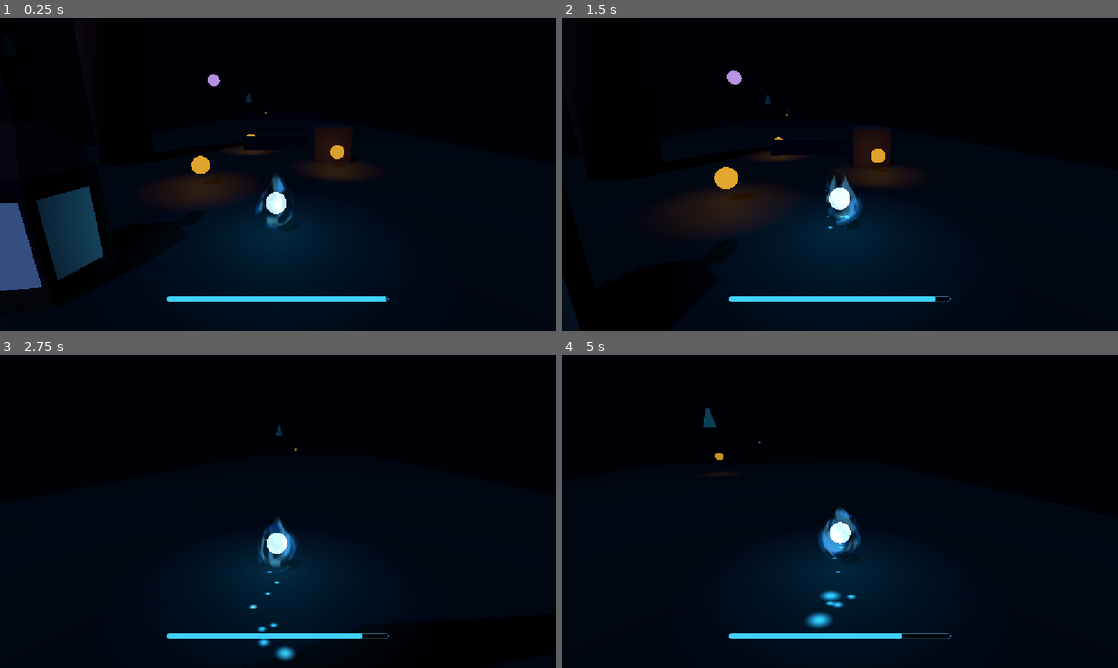
Above: before the commit, frames 1-4 (two rows, left to right).
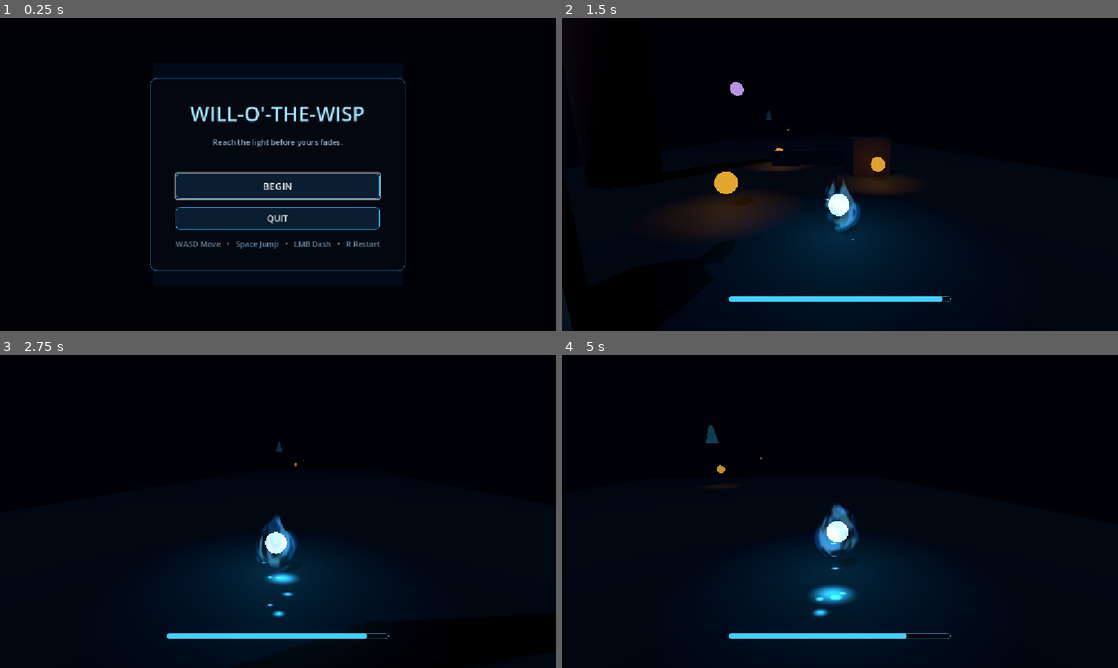
Above: after the commit, the same moments.

Repository: Snow-shino/GMTK2026
Game: Godot game, scene res://scenes/main_menu.tscn
Two runs of this game, one before a commit and one after it. Both use one fixed random seed, a clock stepped at 60 frames per second and the inputs below. Before the commit the project starts from res://main.tscn.
Inputs (mouse positions are in pixels of both pictures, inside the frame that each line leads up to):
- Up to frame 1 (0.25 s): no input
- Up to frame 2 (1.5 s): click (840, 187) at 0.5 s, where only the run after the commit has a clickable "BEGIN"; move the mouse to (867, 174) at 1.27 s; hold W (move_forward) from 1.28 s (still down); click (867, 174) at 1.35 s
- Up to frame 3 (2.75 s): keep holding W (move_forward); tap Space (jump) at 1.52, 2.27 s; move the mouse to (250, 511) at 2.02 s; click (250, 511) at 2.1 s
- Up to frame 4 (5 s): keep holding W (move_forward); move the mouse to (851, 505) at 2.77 s; click (851, 505) at 2.85 s; move the mouse to (834, 517) at 3.52 s; click (834, 517) at 3.6 s; tap Space (jump) at 3.77, 4.52 s; move the mouse to (878, 514) at 4.27 s; click (878, 514) at 4.35 s

The runs differ from the first frame. In frame 1, 16% of the frame differs, in the area x 0-73%, y 18-97%; in frame 2, 1.9%; in frame 3, 0.9%; in frame 4, 1.5%.

Commit message:
Add main menu and level return flow

Diff:
--- a/gmtk-26/project.godot
+++ b/gmtk-26/project.godot
@@ -11,7 +11,7 @@
 [application]
 
 config/name="GMTK26"
-run/main_scene="res://main.tscn"
+run/main_scene="res://scenes/main_menu.tscn"
 config/features=PackedStringArray("4.7", "GL Compatibility")
 config/icon="res://icon.svg"
 
--- /dev/null
+++ b/gmtk-26/scenes/main_menu.tscn
@@ -0,0 +1,132 @@
+[gd_scene load_steps=4 format=3]
+
+[ext_resource type="Script" path="res://scripts/main_menu.gd" id="1_menu"]
+
+[sub_resource type="StyleBoxFlat" id="StyleBox_panel"]
+bg_color = Color(0.015, 0.025, 0.055, 0.92)
+border_width_left = 1
+border_width_top = 1
+border_width_right = 1
+border_width_bottom = 1
+border_color = Color(0.12, 0.58, 0.88, 0.7)
+corner_radius_top_left = 14
+corner_radius_top_right = 14
+corner_radius_bottom_right = 14
+corner_radius_bottom_left = 14
+
+[sub_resource type="StyleBoxFlat" id="StyleBox_button"]
+bg_color = Color(0.04, 0.12, 0.2, 0.95)
+border_width_left = 1
+border_width_top = 1
+border_width_right = 1
+border_width_bottom = 1
+border_color = Color(0.2, 0.72, 1, 0.8)
+corner_radius_top_left = 7
+corner_radius_top_right = 7
+corner_radius_bottom_right = 7
+corner_radius_bottom_left = 7
+
+[node name="MainMenu" type="Control"]
+layout_mode = 3
+anchors_preset = 15
+anchor_right = 1.0
+anchor_bottom = 1.0
+grow_horizontal = 2
+grow_vertical = 2
+script = ExtResource("1_menu")
+
+[node name="Background" type="ColorRect" parent="."]
+layout_mode = 1
+anchors_preset = 15
+anchor_right = 1.0
+anchor_bottom = 1.0
+grow_horizontal = 2
+grow_vertical = 2
+color = Color(0.003, 0.008, 0.022, 1)
+mouse_filter = 2
+
+[node name="Glow" type="ColorRect" parent="."]
+layout_mode = 1
+anchors_preset = 8
+anchor_left = 0.5
+anchor_top = 0.5
+anchor_right = 0.5
+anchor_bottom = 0.5
+offset_left = -260.0
+offset_top = -230.0
+offset_right = 260.0
+offset_bottom = 230.0
+grow_horizontal = 2
+grow_vertical = 2
+color = Color(0.02, 0.18, 0.34, 0.22)
+mouse_filter = 2
+
+[node name="CenterContainer" type="CenterContainer" parent="."]
+layout_mode = 1
+anchors_preset = 15
+anchor_right = 1.0
+anchor_bottom = 1.0
+grow_horizontal = 2
+grow_vertical = 2
+
+[node name="PanelContainer" type="PanelContainer" parent="CenterContainer"]
+custom_minimum_size = Vector2(460, 360)
+layout_mode = 2
+theme_override_styles/panel = SubResource("StyleBox_panel")
+
+[node name="MarginContainer" type="MarginContainer" parent="CenterContainer/PanelContainer"]
+layout_mode = 2
+theme_override_constants/margin_left = 52
+theme_override_constants/margin_top = 44
+theme_override_constants/margin_right = 52
+theme_override_constants/margin_bottom = 44
+
+[node name="VBoxContainer" type="VBoxContainer" parent="CenterContainer/PanelContainer/MarginContainer"]
+layout_mode = 2
+theme_override_constants/separation = 18
+
+[node name="Title" type="Label" parent="CenterContainer/PanelContainer/MarginContainer/VBoxContainer"]
+layout_mode = 2
+theme_override_colors/font_color = Color(0.62, 0.9, 1, 1)
+theme_override_font_sizes/font_size = 42
+text = "WILL-O'-THE-WISP"
+horizontal_alignment = 1
+
+[node name="Subtitle" type="Label" parent="CenterContainer/PanelContainer/MarginContainer/VBoxContainer"]
+layout_mode = 2
+theme_override_colors/font_color = Color(0.55, 0.68, 0.78, 1)
+text = "Reach the light before yours fades."
+horizontal_alignment = 1
+
+[node name="Spacer" type="Control" parent="CenterContainer/PanelContainer/MarginContainer/VBoxContainer"]
+custom_minimum_size = Vector2(0, 18)
+layout_mode = 2
+mouse_filter = 2
+
+[node name="PlayButton" type="Button" parent="CenterContainer/PanelContainer/MarginContainer/VBoxContainer"]
+unique_name_in_owner = true
+custom_minimum_size = Vector2(0, 52)
+layout_mode = 2
+theme_override_font_sizes/font_size = 20
+theme_override_styles/normal = SubResource("StyleBox_button")
+text = "BEGIN"
+
+[node name="QuitButton" type="Button" parent="CenterContainer/PanelContainer/MarginContainer/VBoxContainer"]
+unique_name_in_owner = true
+custom_minimum_size = Vector2(0, 46)
+layout_mode = 2
+theme_override_font_sizes/font_size = 18
+theme_override_styles/normal = SubResource("StyleBox_button")
+text = "QUIT"
+
+[node name="Controls" type="Label" parent="CenterContainer/PanelContainer/MarginContainer/VBoxContainer"]
+layout_mode = 2
+theme_override_colors/font_color = Color(0.38, 0.52, 0.62, 1)
+text = "WASD Move   •   Space Jump   •   LMB Dash   •   R Restart"
+horizontal_alignment = 1
+
+[node name="MenuMusic" type="AudioStreamPlayer" parent="."]
+unique_name_in_owner = true
+
+[node name="UIAudio" type="AudioStreamPlayer" parent="."]
+unique_name_in_owner = true
--- /dev/null
+++ b/gmtk-26/scripts/main_menu.gd
@@ -0,0 +1,64 @@
+class_name MainMenu
+extends Control
+
+@export_file("*.tscn") var first_level_path := "res://main.tscn"
+@export var menu_music: AudioStream
+@export var button_hover_sound: AudioStream
+@export var button_pressed_sound: AudioStream
+
+var _loading := false
+
+@onready var play_button: Button = %PlayButton
+@onready var quit_button: Button = %QuitButton
+@onready var music_player: AudioStreamPlayer = %MenuMusic
+@onready var ui_audio: AudioStreamPlayer = %UIAudio
+
+
+func _ready() -> void:
+	Input.mouse_mode = Input.MOUSE_MODE_VISIBLE
+	play_button.pressed.connect(_play_game)
+	quit_button.pressed.connect(_quit_game)
+	play_button.mouse_entered.connect(_play_hover)
+	quit_button.mouse_entered.connect(_play_hover)
+	play_button.grab_focus()
+	if menu_music != null:
+		music_player.stream = menu_music
+		music_player.finished.connect(music_player.play)
+		music_player.play()
+
+
+func _play_game() -> void:
+	if _loading:
+		return
+	if first_level_path.is_empty() or not ResourceLoader.exists(first_level_path, "PackedScene"):
+		push_warning("Cannot start game: invalid scene path '%s'." % first_level_path)
+		return
+	_loading = true
+	_disable_buttons()
+	_play_sound(button_pressed_sound)
+	get_tree().change_scene_to_file(first_level_path)
+
+
+func _quit_game() -> void:
+	if _loading:
+		return
+	_loading = true
+	_disable_buttons()
+	_play_sound(button_pressed_sound)
+	get_tree().quit()
+
+
+func _play_hover() -> void:
+	_play_sound(button_hover_sound)
+
+
+func _disable_buttons() -> void:
+	play_button.disabled = true
+	quit_button.disabled = true
+
+
+func _play_sound(stream: AudioStream) -> void:
+	if stream == null:
+		return
+	ui_audio.stream = stream
+	ui_audio.play()
--- a/gmtk-26/scripts/test_level.gd
+++ b/gmtk-26/scripts/test_level.gd
@@ -8,7 +8,7 @@
 @export var goal_position := Vector3(-14.0, 8.0, -112.0)
 @export var area_music_position := Vector3(-8.0, 2.0, -45.0)
 @export_file("*.tscn") var next_level_path: String
-@export_file("*.tscn") var main_menu_path: String
+@export_file("*.tscn") var main_menu_path := "res://scenes/main_menu.tscn"
 @export_range(0.0, 10.0, 0.1) var completion_delay := 0.75
 
 
@@ -22,6 +22,10 @@
 		level_goal.main_menu_path = main_menu_path
 		level_goal.completion_delay = completion_delay
 		add_child(level_goal)
+	else:
+		var existing_goal := get_node("LevelGoal") as LevelGoal
+		if existing_goal.main_menu_path.is_empty():
+			existing_goal.main_menu_path = main_menu_path
 
 	if not has_node("LevelResultScreen"):
 		var screen := RESULT_SCREEN_SCENE.instantiate() as LevelResultScreen
